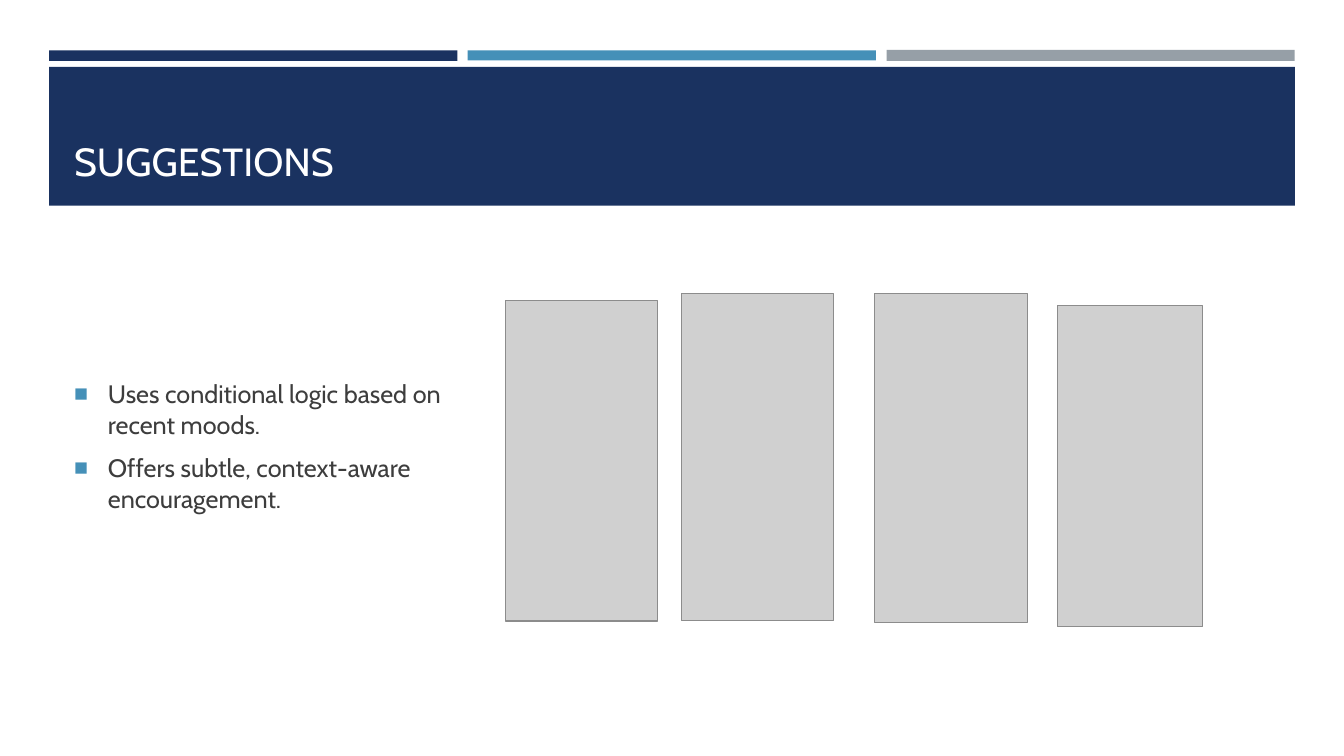
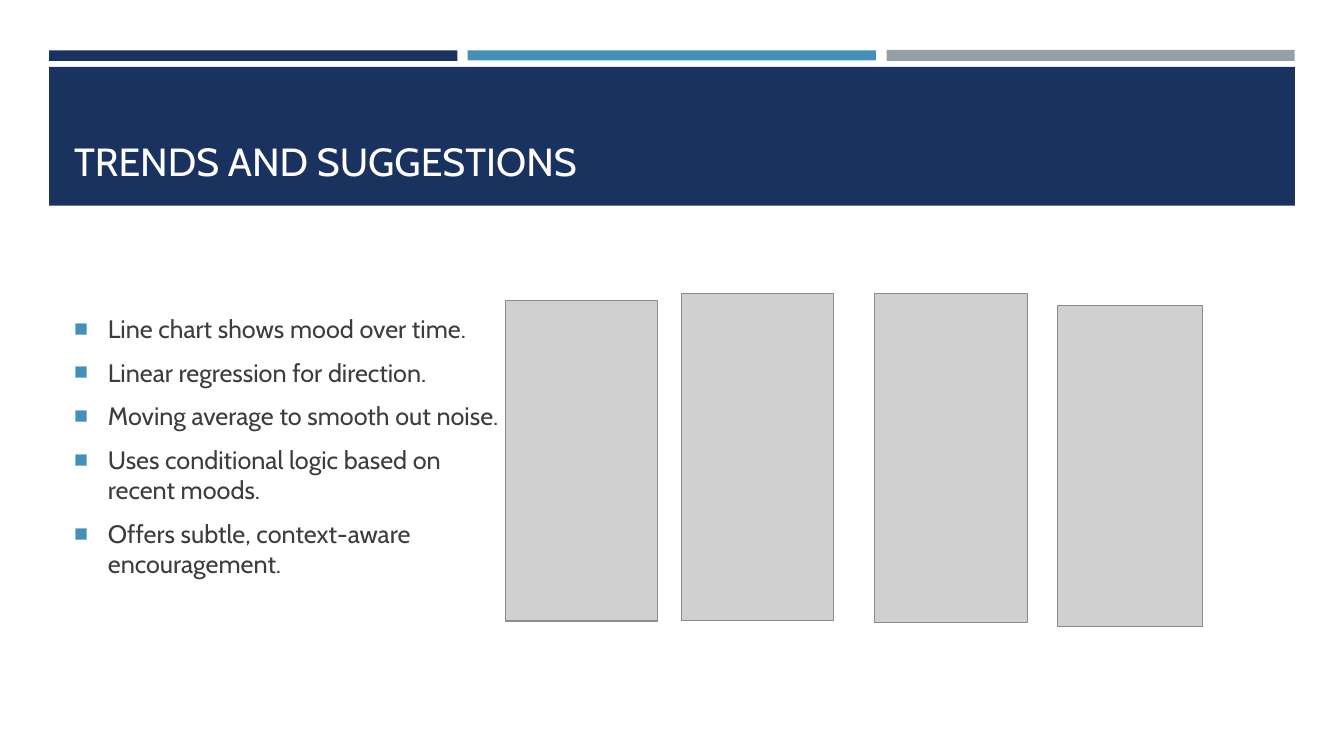
Before and after one commit to killerBunny8/mentalhealth-project, a slide deck: slide 5 of COM6023_Viva.pptx. Drawn at 1344x756 pixels with LibreOffice and Linux fonts; fonts in the diff are those of the drawing; grey boxes stand for pictures. Boxes give left, top, right and bottom in pixels: in the first picture for what was removed or moved away, otherwise in the second. Text is boxed around its words. In the diff, an @@ line names an element or a change of style, - is before the commit and + after.

```diff
--- a/COM6023_Viva.pptx
+++ b/COM6023_Viva.pptx
@@ title at <box>74,148,577,177</box>: text changed @@
-SUGGESTIONS
+TRENDS AND SUGGESTIONS
@@ text at <box>108,319,499,431</box>: paragraphs added @@
+■ Line chart shows mood over time.
+■ Linear regression for direction.
+■ Moving average to smooth out noise.
```
Also in this commit, not shown: 2 other slides changed.
